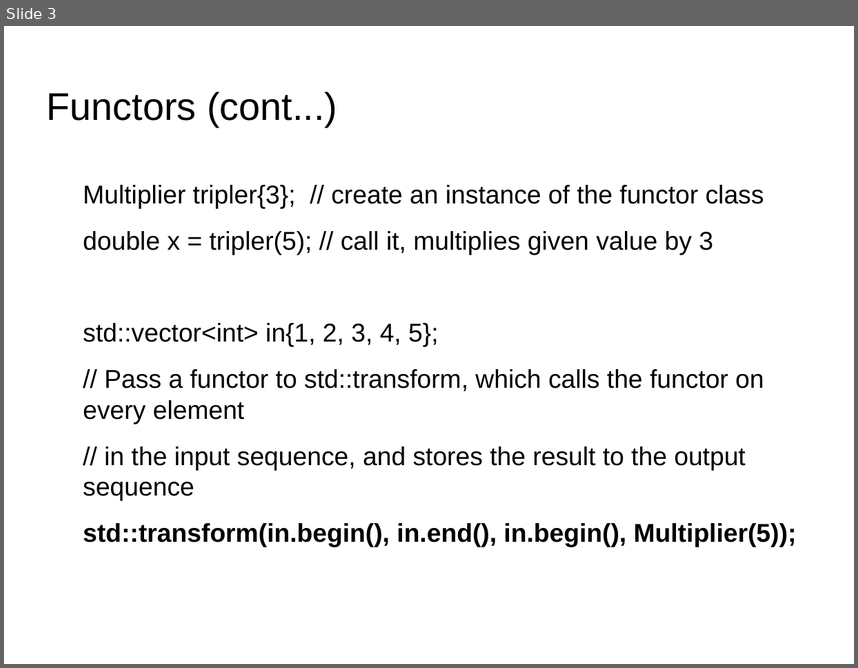
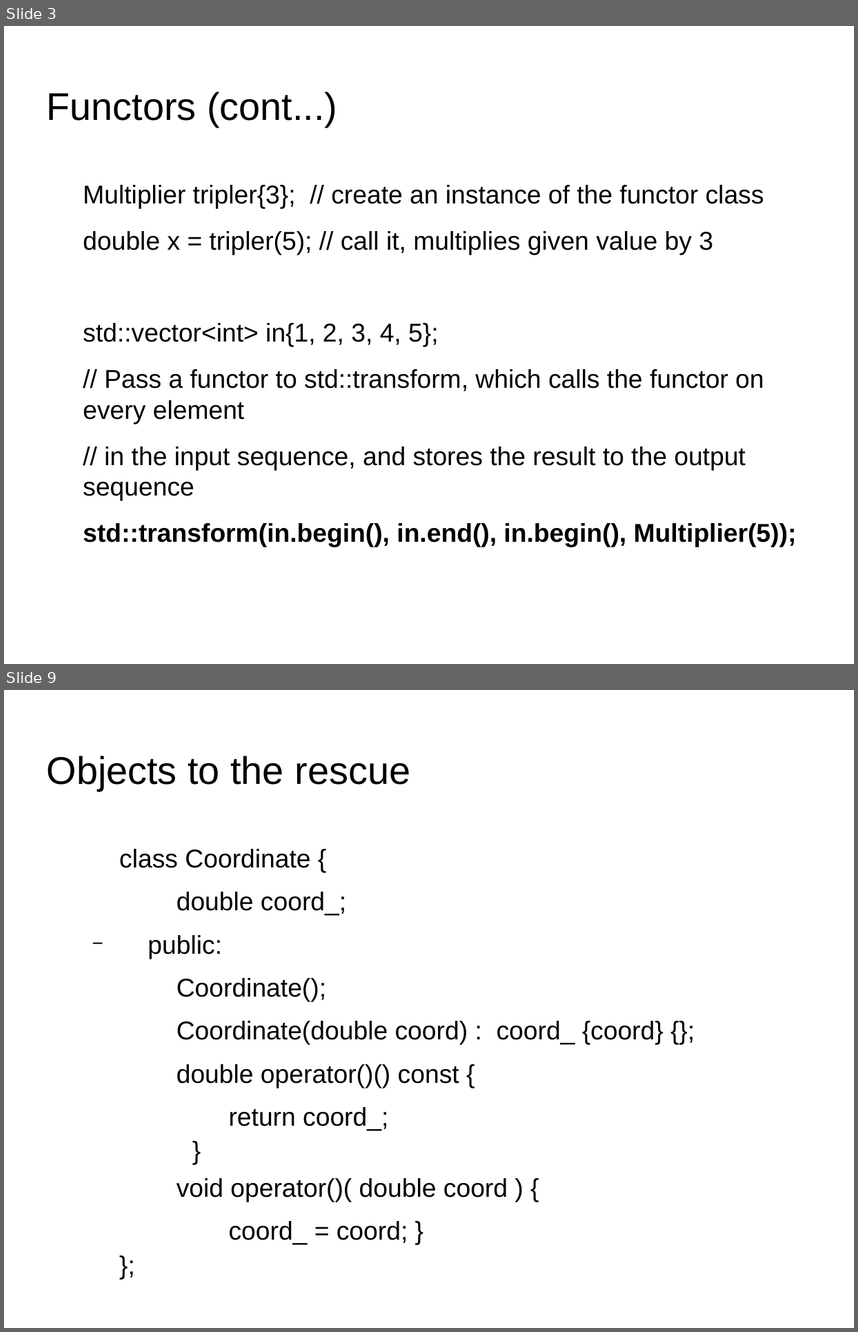
Before and after one commit to kks32/cpp-software-development, a slide deck: Ex15_Functors/Ex15_Functors.odp. Shown one above the other, each under a label of ours: slide 3 before the commit, slides 3 and 9 after it; the slides between them are not shown. The pictures are 858x668 and 858x1332 pixels, drawn with LibreOffice and Linux fonts; fonts in the diff are those of the drawing; background and template pictures are left out. Boxes give left, top, right and bottom in pixels: in the first picture for what was removed or moved away, otherwise in the second. Text is boxed around its words. In the diff, an @@ line names an element or a change of style, - is before the commit and + after.

```diff
--- a/Ex15_Functors/Ex15_Functors.odp
+++ b/Ex15_Functors/Ex15_Functors.odp
@@ slide 9 added at (4, 690, 854, 1328), background picture (left out) @@
@@ title added at (47, 756, 410, 791), 36 pt, text #000000 @@
+Objects to the rescue
@@ text added at (119, 849, 664, 1202), 24.1 pt, text #000000 @@
+  class Coordinate {
+  double coord_;
+  − public:
+  Coordinate();
+  Coordinate(double coord) : coord_ {coord} {};
+  double operator()() const {
+        return coord_;
+      }
+  void operator()( double coord ) {
+        coord_ = coord; }
+  };
```
Also in this commit, not shown: 8 other slides added, 2 other files.
